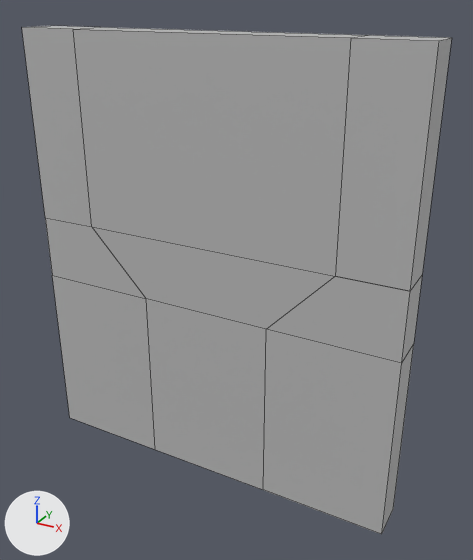
Two versions of the FBX model GraduationGame unity/3DAssets/040_model/030_sets/door/live/door.fbx, one commit apart.
Camera for both pictures: a 50 mm camera at (0.0187, -0.0341, 0.0321) aimed at (-0.0004, 0.0006, 0.0147). Arrows for +X, +Y and +Z are at lower left; the lights stay in place. Mesh edges are drawn as thin lines. Where no turn or scale is listed for an object, it has been applied to the vertices.

Names of what the first picture shows: 'doorBottom_geo', 'doorTop_geo'.
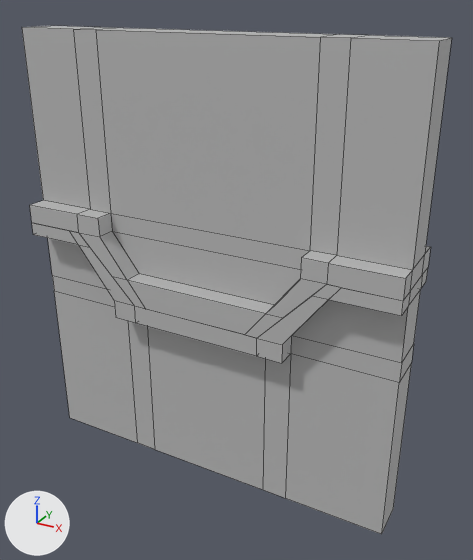
The change, as a diff of the scene's bpy script:
```diff
--- a/GraduationGame unity/3DAssets/040_model/030_sets/door/live/door.fbx.py
+++ b/GraduationGame unity/3DAssets/040_model/030_sets/door/live/door.fbx.py
@@ me_mesh @@
 # used by ob_doortop_geo; location = (0.0, 0.0, 0.03)
-me_mesh.from_pydata(...)  # 20 vertices, 18 faces; spans x -0.015..0.0114, y -0.0013..0.0013, z -0.0172..0.0
+me_mesh.from_pydata(...)  # 92 vertices, 90 faces; spans x -0.015..0.0114, y -0.0026..0.0026, z -0.0172..0.0
+# me_mesh part 2
+# 14 faces are deleted
+# 28 vertices are added at x -0.0089..0.0055, y -0.0026..0.0026, z -0.0172..-0.0128
+# 8 new vertices lie (0.0, 0.0, -0.0115) away from vertices in x -0.015..0.0114, y -0.0013..0.0013, z 0.0
+# 10 new vertices lie (0.0, 0.0013, 0.0) away from vertices in x -0.015..0.0114, y 0.0013, z -0.0172..-0.0115
+# 10 new vertices lie (0.0, -0.0013, 0.0) away from vertices in x -0.015..0.0114, y -0.0013, z -0.0172..-0.0115
+# 8 new vertices lie (0.0018, 0.0, 0.0) away from vertices in x -0.0107, y -0.0026..0.0026, z -0.0128..0.0
+# 8 new vertices lie (-0.0016, 0.0, 0.0) away from vertices in x 0.0071, y -0.0026..0.0026, z -0.0128..0.0
+# 86 new faces join them
 me_mesh.materials.append(mat_lambert2)
@@ me_mesh_001 @@
 # used by ob_doorbottom_geo; location = (0.0, 0.0, 0.0)
-me_mesh_001.from_pydata(...)  # 24 vertices, 22 faces; spans x -0.015..0.0114, y -0.0013..0.0013, z 0.0..0.0172
+me_mesh_001.from_pydata(...)  # 100 vertices, 98 faces; spans x -0.015..0.0114, y -0.0026..0.0026, z 0.0..0.0172
+# me_mesh_001 part 1
+# 20 faces are deleted
+# 28 vertices are added at x -0.0116..0.0079, y -0.0026..0.0026, z 0.0128..0.0172
+# 8 new vertices lie (0.0, 0.0, 0.0115) away from vertices in x -0.015..0.0114, y -0.0013..0.0013, z 0.0
+# 8 new vertices lie (0.0, -0.0013, 0.0) away from vertices in x -0.015..0.0114, y -0.0013, z 0.0115..0.0172
+# 8 new vertices lie (0.0, 0.0013, 0.0) away from vertices in x -0.015..0.0114, y 0.0013, z 0.0115..0.0172
+# 8 new vertices lie (-0.0017, 0.0, 0.0) away from vertices in x -0.0064, y -0.0026..0.0026, z 0.0..0.0128
+# 8 new vertices lie (0.0017, 0.0, 0.0) away from vertices in x 0.0028, y -0.0026..0.0026, z 0.0..0.0128
+# 8 new vertices lie (0.0, 0.0, -0.0009) away from vertices in x -0.015..0.0114, y -0.0026..0.0026, z 0.0172
+# 96 new faces join them
 me_mesh_001.materials.append(mat_lambert2)
```

What differs and where, as boxes (x1, y1, x2, y2) in the pictures (473 x 560 px):
'doorTop_geo', reshaped
    before: (22, 26, 452, 329)
    after: (22, 26, 452, 338)
'doorBottom_geo', reshaped
    before: (45, 218, 422, 534)
    after: (32, 223, 428, 534)
part 2 of me_mesh, built on
    before: (22, 27, 443, 329)
    after: (22, 27, 443, 338)
